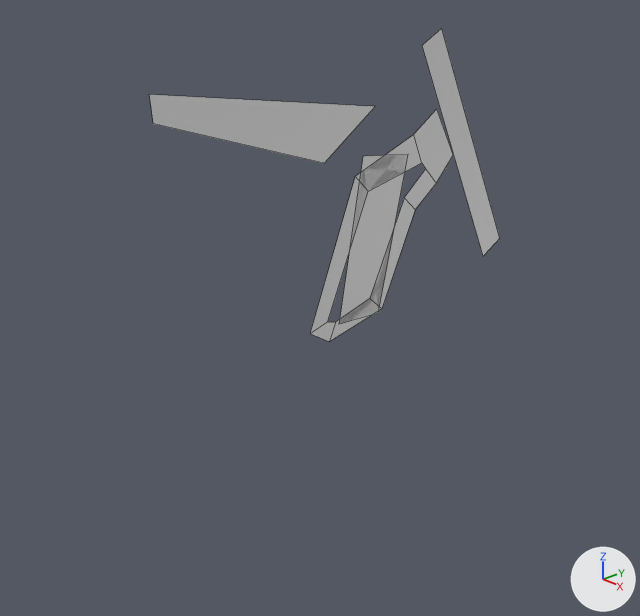
Two versions of the Blender file src/content/ebike.blend, one commit apart.
The view is the same before and after, from a 50 mm camera at (4.68, -4.94, 3.28) aimed at (-0.18, -0.36, 0.56). The axes (+X, +Y, +Z) are drawn at lower right. The lights are the same throughout. Mesh edges are drawn as thin lines.
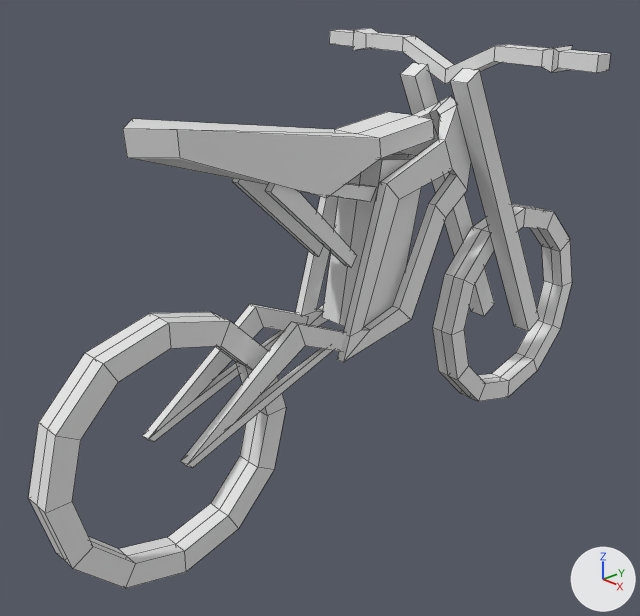
Commit message: Sure looks sufficient to work out the concept!

What differs and where, as boxes [x1, y1, x2, y2] in the pictures (640 x 616 px):
'Cube', reshaped, modifiers changed
    before: [150, 28, 500, 341]
    after: [29, 28, 611, 588]
part 1 of me_cube, added
    after: [295, 96, 471, 362]
part 2 of me_cube, added
    after: [329, 28, 611, 84]
part 3 of me_cube, added
    after: [142, 304, 346, 468]
part 4 of me_cube, added
    after: [232, 178, 376, 268]
part 5 of me_cube, deleted
    before: [150, 95, 374, 163]
part 6 of me_cube, built on
    before: [310, 28, 500, 341]
    after: [29, 63, 572, 588]

What changed in the scene script:
```text
Change me_cube:
    used by ob_cube; location = (0.0, 0.0, 0.0)
    remove me_cube.from_pydata(...)  # 52 vertices, 10 faces, 24 loose edges; spans x 0.0, y -3.0..3.0, z -1.0..2.68
    add me_cube.from_pydata(...)  # 218 vertices, 196 faces, 1 loose edge; spans x 0.0..1.35, y -3.0..3.0, z -1.0..2.6
    me_cube part 1: a new loose piece of 36 vertices spanning x 0.0..0.33, y -0.59..1.2, z 0.32..2.14, in mat_material (white #e7e7e7)
    me_cube part 2: a new loose piece of 24 vertices spanning x 0.0..1.35, y 0.81..1.06, z 2.24..2.6, in mat_material (white #e7e7e7)
    me_cube part 3: a new loose piece of 18 vertices spanning x 0.19..0.27, y -2.04..-0.48, z -0.04..0.75, in mat_material (white #e7e7e7)
    me_cube part 4: a new loose piece of 14 vertices spanning x 0.15..0.21, y -1.19..-0.16, z 1.02..1.83, in mat_material (white #e7e7e7)
    me_cube part 5: the loose piece of 4 vertices spanning x 0.0, y -1.95..0.04, z 1.8..2.45 is deleted
    me_cube part 6: 19 vertices removed from x 0.0, y -0.64..1.79, z 0.34..2.68; 97 vertices added at x 0.0..0.35, y -3.0..3.0, z -1.0..2.38
Change ob_cube:
    add _m = ob_cube.modifiers.new('Mirror', 'MIRROR')
    add _m.use_clip = True
```
